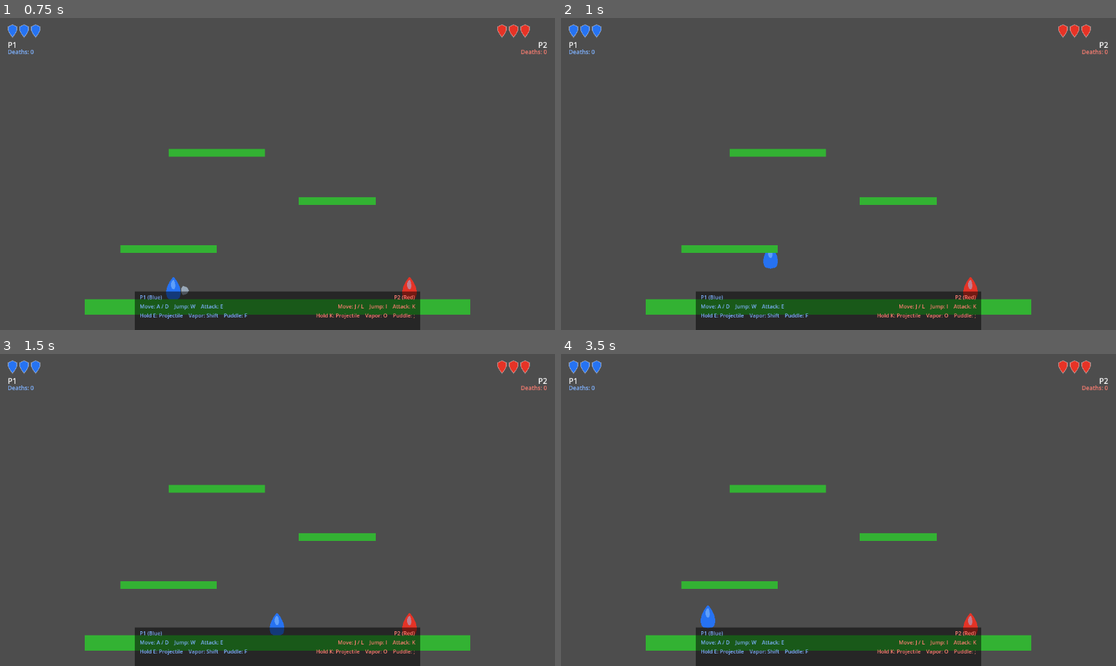
Above: before the commit, frames 1-4 (two rows, left to right).
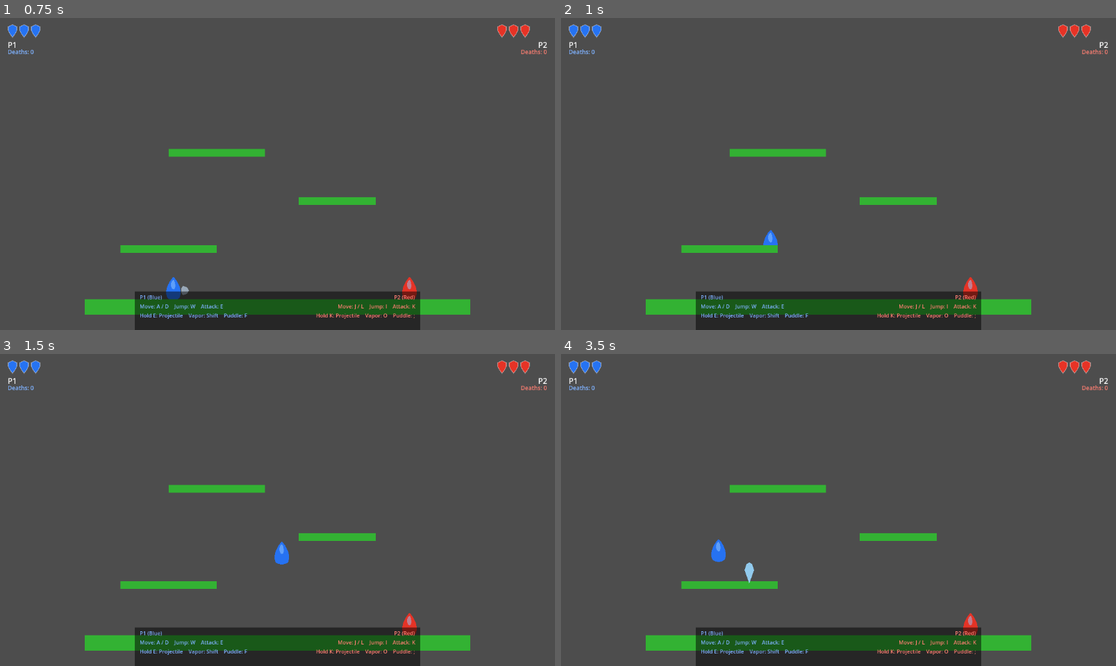
Above: after the commit, the same moments.

Repository: yhovart/smash-hero-rockit
Game: Godot game, scene res://main.tscn
The game is run twice, just before and just after one commit, with the same random seed, the same clock (stepped at 60 frames per second) and the same inputs.
Inputs (mouse positions are in pixels of both pictures, inside the frame that each line leads up to):
- Up to frame 1 (0.75 s): tap Enter at 0.5 s; move the mouse to (249, 236) at 0.52 s; hold D (p1_right) from 0.53 s (still down); tap E (p1_attack) at 0.6 s; click (249, 236) at 0.67 s
- Up to frame 2 (1 s): keep holding D (p1_right); tap W (p1_jump) at 0.77 s
- Up to frame 3 (1.5 s): keep holding D (p1_right); move the mouse to (444, 556) at 1.27 s; tap F (p1_puddle) at 1.35 s
- Up to frame 4 (3.5 s): tap W (p1_jump) at 1.52, 3.02 s; move the mouse to (672, 463) at 2.02 s; release D (p1_right) at 2.03 s; hold A (p1_left) from 2.03 s (still down); tap Shift (p1_vapor) at 2.1 s; move the mouse to (866, 510) at 2.77 s; tap K (p2_attack) at 2.85 s; click (866, 510) at 2.92 s

Frame 1 is identical in both runs. In frame 2, 0.2% of the frame differs, in the area x 36-40%, y 67-81%; in frame 3, 0.3%; in frame 4, 0.4%, in the area x 25-35%, y 59-88%.

Commit message:
reflect projectiles

Diff:
--- a/hazards/falling_hazard.gd
+++ b/hazards/falling_hazard.gd
@@ -6,6 +6,9 @@
 var fall_speed := 250.0
 var hit_done := false
 var arm_frames := 0
+var deflected := false
+var horizontal_dir := 0.0
+const HORIZONTAL_SPEED = 350.0
 
 func _ready() -> void:
 	monitoring = false
@@ -39,23 +42,43 @@
 	arm_frames += 1
 	if arm_frames == 3 and not monitoring:
 		monitoring = true
-	position.y += fall_speed * delta
-	if hazard_type == HazardType.FIREBALL:
-		$Visual.rotation += 5.0 * delta
+	if deflected:
+		position.x += horizontal_dir * HORIZONTAL_SPEED * delta
+		$Visual.rotation += horizontal_dir * 10.0 * delta
+		if position.x < -50.0 or position.x > 1200.0:
+			queue_free()
+	else:
+		position.y += fall_speed * delta
+		if hazard_type == HazardType.FIREBALL:
+			$Visual.rotation += 5.0 * delta
 	if position.y > 700.0:
 		queue_free()
 
 func _on_body_entered(body_node: Node2D) -> void:
-	if hit_done:
+	if hit_done or deflected:
+		if deflected and body_node.is_in_group("player") and body_node.has_method("take_hit"):
+			hit_done = true
+			body_node.take_hit(1, horizontal_dir)
+			_explode()
 		return
-	if body_node.is_in_group("player") and body_node.has_method("take_hit"):
+	if not body_node.is_in_group("player") or not body_node.has_method("take_hit"):
+		return
+	var dy := global_position.y - body_node.global_position.y
+	if dy < -4.0:
 		hit_done = true
 		var dir: float = sign(body_node.velocity.x) if body_node.velocity.x != 0.0 else 1.0
 		body_node.take_hit(1, dir * 0.3)
 		_explode()
-	elif not body_node.is_in_group("player"):
-		hit_done = true
-		_explode()
+	else:
+		_deflect(body_node)
+
+func _deflect(body_node: Node2D) -> void:
+	deflected = true
+	var push_dir: float = sign(global_position.x - body_node.global_position.x)
+	if push_dir == 0.0:
+		push_dir = 1.0 if randf() > 0.5 else -1.0
+	horizontal_dir = push_dir
+	fall_speed = 0.0
 
 func _explode() -> void:
 	$Visual.visible = false
--- a/main.tscn
+++ b/main.tscn
@@ -133,7 +133,7 @@
 [node name="CollisionShape2D" type="CollisionShape2D" parent="Floor"]
 shape = SubResource("RectangleShape2D_floor")
 
-[node name="Platform1" type="StaticBody2D" parent="."]
+[node name="Platform1" type="StaticBody2D" parent="." groups=["platform"]]
 position = Vector2(350, 480)
 
 [node name="ColorRect" type="ColorRect" parent="Platform1"]
@@ -145,8 +145,9 @@
 
 [node name="CollisionShape2D" type="CollisionShape2D" parent="Platform1"]
 shape = SubResource("RectangleShape2D_plat1")
+one_way_collision = true
 
-[node name="Platform2" type="StaticBody2D" parent="."]
+[node name="Platform2" type="StaticBody2D" parent="." groups=["platform"]]
 position = Vector2(700, 380)
 
 [node name="ColorRect" type="ColorRect" parent="Platform2"]
@@ -158,8 +159,9 @@
 
 [node name="CollisionShape2D" type="CollisionShape2D" parent="Platform2"]
 shape = SubResource("RectangleShape2D_plat2")
+one_way_collision = true
 
-[node name="Platform3" type="StaticBody2D" parent="."]
+[node name="Platform3" type="StaticBody2D" parent="." groups=["platform"]]
 position = Vector2(450, 280)
 
 [node name="ColorRect" type="ColorRect" parent="Platform3"]
@@ -171,6 +173,7 @@
 
 [node name="CollisionShape2D" type="CollisionShape2D" parent="Platform3"]
 shape = SubResource("RectangleShape2D_plat1")
+one_way_collision = true
 
 [connection signal="hit_changed" from="Player1" to="HUD" method="set_p1_hits"]
 [connection signal="hit_changed" from="Player2" to="HUD" method="set_p2_hits"]
--- a/player/player.gd
+++ b/player/player.gd
@@ -40,6 +40,8 @@
 var projectile_cooldown_timer := 0.0
 var puddle_buffer := 0.0
 const PUDDLE_BUFFER_TIME = 0.2
+var drop_through_timer := 0.0
+const DROP_THROUGH_TIME = 0.25
 
 signal hit_changed(hits: int)
 signal died
@@ -61,6 +63,11 @@
 	invincible_timer = max(invincible_timer - delta, 0.0)
 	projectile_cooldown_timer = max(projectile_cooldown_timer - delta, 0.0)
 
+	if drop_through_timer > 0.0:
+		drop_through_timer -= delta
+		if drop_through_timer <= 0.0:
+			set_collision_mask_value(1, true)
+
 	if invincible_timer > 0.0:
 		body.modulate.a = 0.5 if fmod(invincible_timer, 0.15) > 0.075 else 1.0
 	elif form == Form.WATER:
@@ -99,6 +106,8 @@
 	is_charging = false
 	$ChargeVisual.visible = false
 	charge_time = 0.0
+	drop_through_timer = 0.0
+	set_collision_mask_value(1, true)
 	invincible_timer = HIT_INVINCIBILITY
 	global_position = spawn_position
 	velocity = Vector2.ZERO
@@ -210,6 +219,19 @@
 func _puddle_physics(delta: float) -> void:
 	if not is_on_floor():
 		velocity += get_gravity() * delta
+
+	if Input.is_action_just_pressed(action_jump) and is_on_floor():
+		var on_platform := false
+		for i in get_slide_collision_count():
+			var col := get_slide_collision(i)
+			if col.get_collider().is_in_group("platform"):
+				on_platform = true
+				break
+		if on_platform:
+			set_collision_mask_value(1, false)
+			drop_through_timer = DROP_THROUGH_TIME
+			velocity.y = 20.0
+
 	var direction := Input.get_axis(action_left, action_right)
 	if direction:
 		velocity.x = direction * PUDDLE_SPEED
@@ -242,6 +264,9 @@
 	var was_puddle := form == Form.PUDDLE
 	form = Form.WATER
 	cooldown_timer = FORM_COOLDOWN
+	if drop_through_timer > 0.0:
+		drop_through_timer = 0.0
+		set_collision_mask_value(1, true)
 	body.visible = true
 	body.modulate = Color(1.0, 1.0, 1.0, 1.0)
 	shine.visible = true
